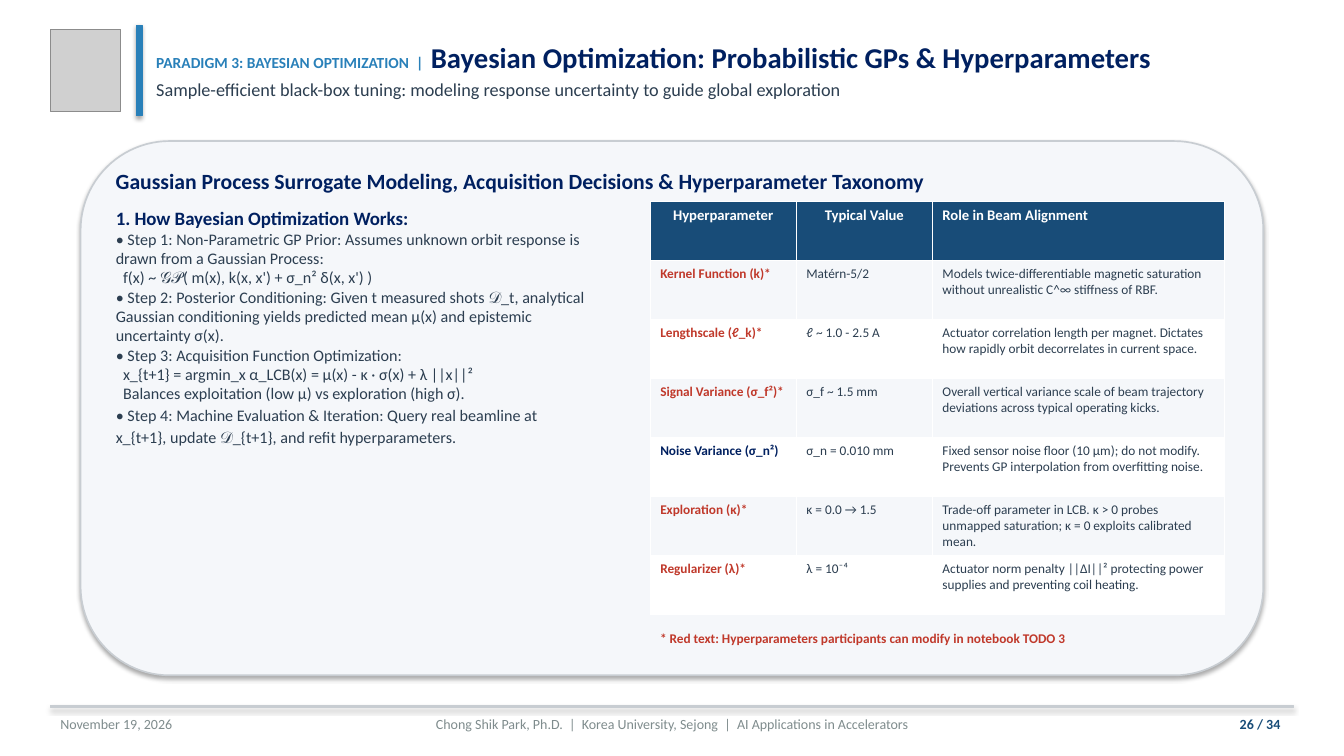
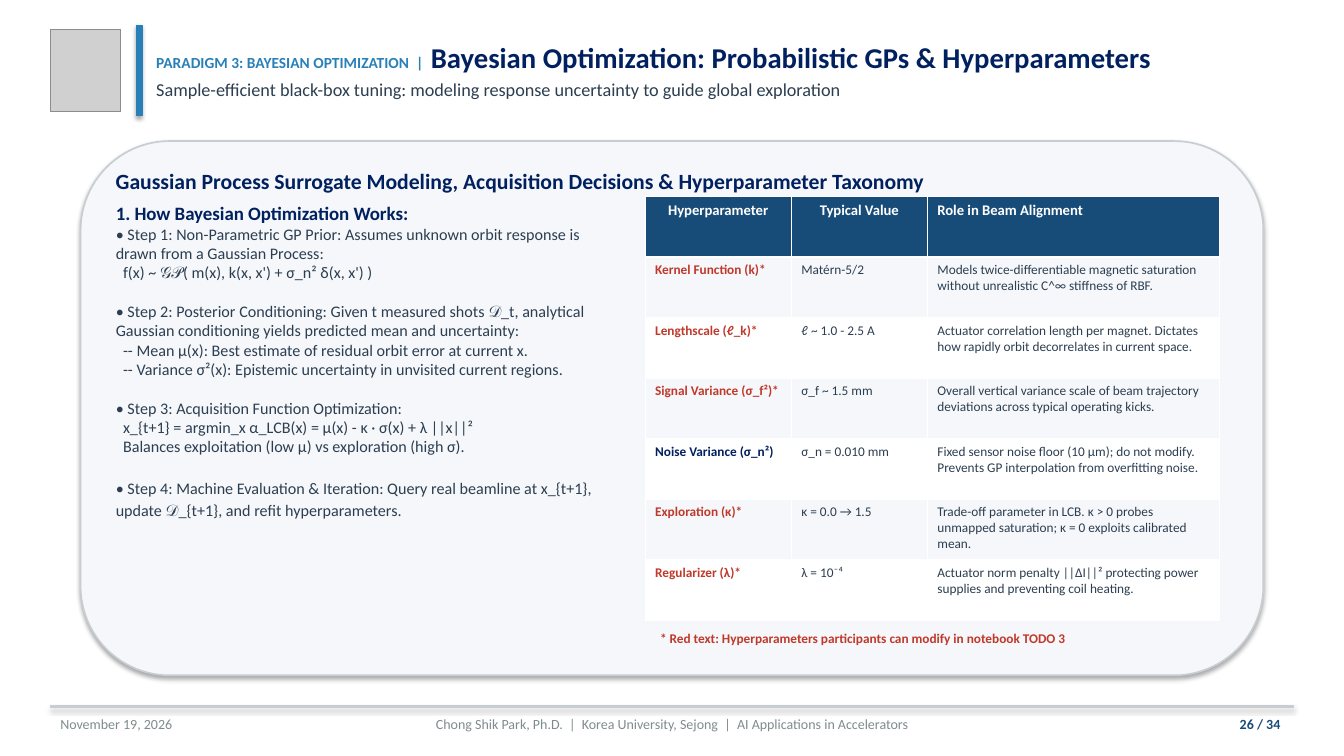
Before and after one commit to cspark7701/ai4acc-mini-hackathon, a slide deck: slide 26 of presentations/Lecture_1_AI_ML_Foundations_and_Control_Slides.pptx. Drawn at 1344x756 pixels with LibreOffice and Linux fonts; fonts in the diff are those of the drawing; grey boxes stand for pictures. Boxes give left, top, right and bottom in pixels: in the first picture for what was removed or moved away, otherwise in the second. Text is boxed around its words. In the diff, an @@ line names an element or a change of style, - is before the commit and + after.

Commit message:
Align vertical column heights on slides 17, 23, 26 and fix text overlap on slide 14
Resolve horizontal equation overflow on Slide 14 by adopting compact vector surrogate formulation f_theta(z_0), repositioning TikZ network diagram node labels to eliminate layer overlap, and enlarging the network layout. Align vertical column heights and baseline boundaries on Slides 17, 23, and 26 by calibrating font sizes, inter-bullet line skips, and table row heights so left narrative columns and right hyperparameter taxonomy tables start and end at matching vertical coordinates with under 10 px difference. Mirror all layout and equation updates in the PPTX generator script and recompile both PDF and PPTX decks. Validate with headless image pixel diagnostic script and pytest suite (23 passed).

Files:
 M  presentations/Lecture_1_AI_ML_Foundations_and_Control_Slides.pdf
 M  presentations/Lecture_1_AI_ML_Foundations_and_Control_Slides.pptx
 M  presentations/Lecture_1_AI_ML_Foundations_and_Control_Slides.tex
 M  scripts/build_lecture_1_pptx.py

```diff
--- a/presentations/Lecture_1_AI_ML_Foundations_and_Control_Slides.pptx
+++ b/presentations/Lecture_1_AI_ML_Foundations_and_Control_Slides.pptx
@@ text at bbox=[116, 206, 592, 519]: text changed @@
-1. How Bayesian Optimization Works:
-• Step 1: Non-Parametric GP Prior: Assumes unknown orbit response is drawn from a Gaussian Process:
-f(x) ~ 𝒢𝒫( m(x), k(x, x') + σ_n² δ(x, x') )
-• Step 2: Posterior Conditioning: Given t measured shots 𝒟_t, analytical Gaussian conditioning yields predicted mean μ(x) and epistemic uncertainty σ(x).
-• Step 3: Acquisition Function Optimization:
-x_{t+1} = argmin_x α_LCB(x) = μ(x) - κ · σ(x) + λ ||x||²
-Balances exploitation (low μ) vs exploration (high σ).
-• Step 4: Machine Evaluation & Iteration: Query real beamline at x_{t+1}, update 𝒟_{t+1}, and refit hyperparameters.
+1. How Bayesian Optimization Works:
+• Step 1: Non-Parametric GP Prior: Assumes unknown orbit response is drawn from a Gaussian Process:
+f(x) ~ 𝒢𝒫( m(x), k(x, x') + σ_n² δ(x, x') )
+• Step 2: Posterior Conditioning: Given t measured shots 𝒟_t, analytical Gaussian conditioning yields predicted mean and uncertainty:
+-- Mean μ(x): Best estimate of residual orbit error at current x.
+-- Variance σ²(x): Epistemic uncertainty in unvisited current regions.
+• Step 3: Acquisition Function Optimization:
+x_{t+1} = argmin_x α_LCB(x) = μ(x) - κ · σ(x) + λ ||x||²
+Balances exploitation (low μ) vs exploration (high σ).
+• Step 4: Machine Evaluation & Iteration: Query real beamline at x_{t+1}, update 𝒟_{t+1}, and refit hyperparameters.
@@ table: place and size @@
-table at bbox=[650, 202, 1225, 615]
+table at bbox=[645, 197, 1220, 620]
```
Also in this commit, not shown: 3 other slides changed, 3 other files.
